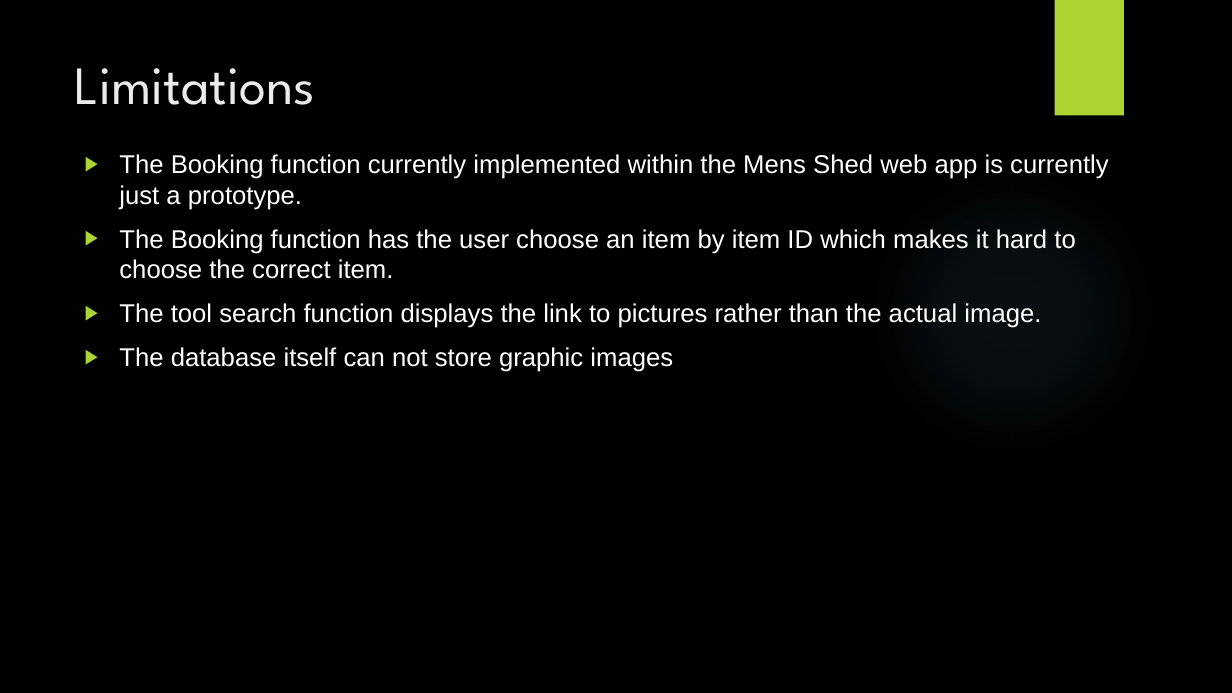
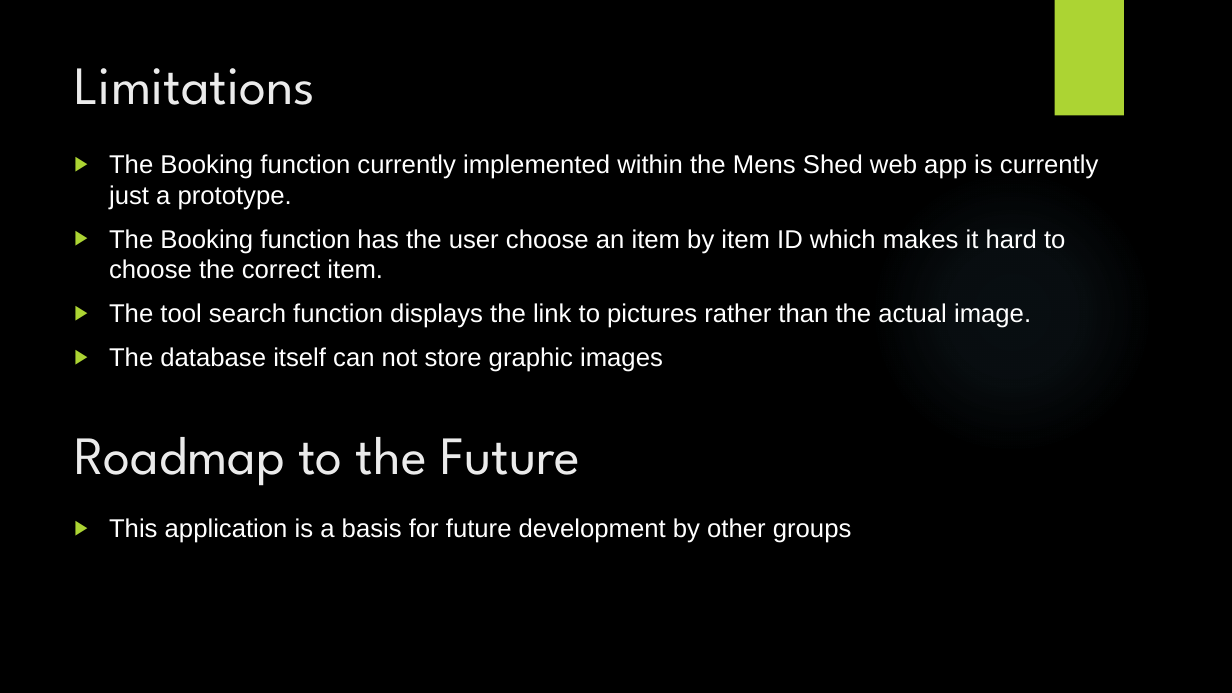
Before and after one commit to JBLACK2889/MENS-SHED-SOC09109, a slide deck: slide 7 of Documentation/reports/Presentation.pptx. Drawn at 1232x693 pixels with LibreOffice and Linux fonts; fonts in the diff are those of the drawing; background and template pictures are left out. Boxes give left, top, right and bottom in pixels: in the first picture for what was removed or moved away, otherwise in the second. Text is boxed around its words. In the diff, an @@ line names an element or a change of style, - is before the commit and + after.

```diff
--- a/Documentation/reports/Presentation.pptx
+++ b/Documentation/reports/Presentation.pptx
@@ text "The Booking function currently implemented ...": place and size @@
-text "The Booking function currently implemented ..." at box(119, 154, 1108, 372)
+text "The Booking function currently implemented ..." at box(109, 154, 1098, 372)
@@ text added at box(74, 437, 580, 486), 42 pt, text #EBEBEB @@
+Roadmap to the Future
@@ text added at box(109, 518, 852, 543), 20 pt, text #FFFFFF @@
+▶ This application is a basis for future development by other groups
```
Also in this commit, not shown: 1 other slide changed.
